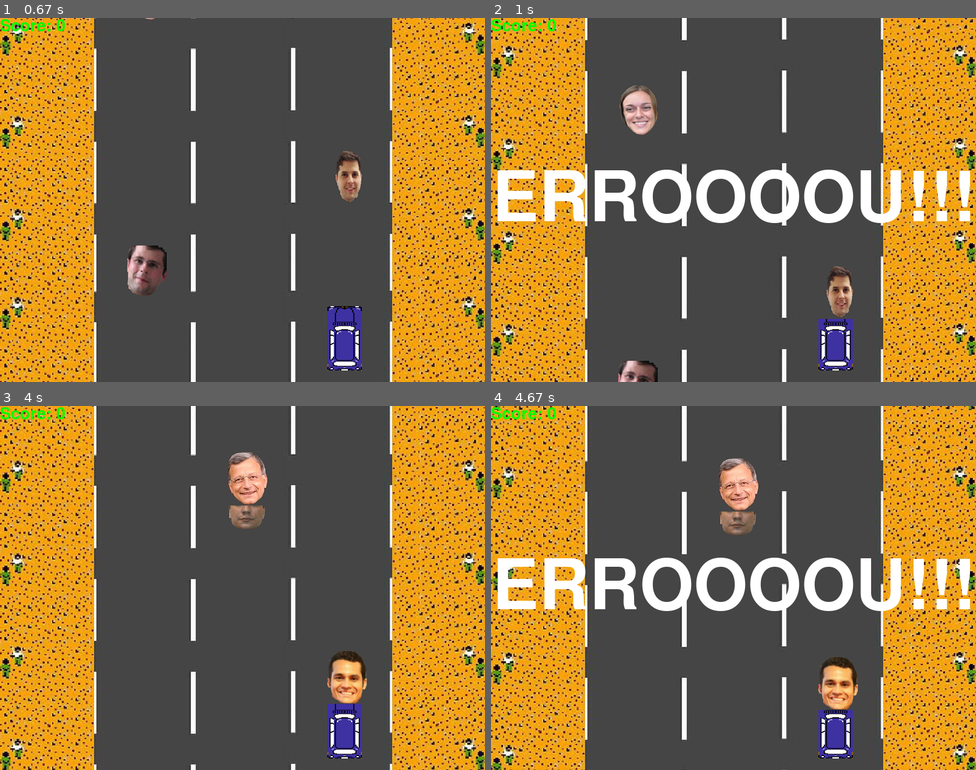
Above: before the commit, frames 1-4 (two rows, left to right).
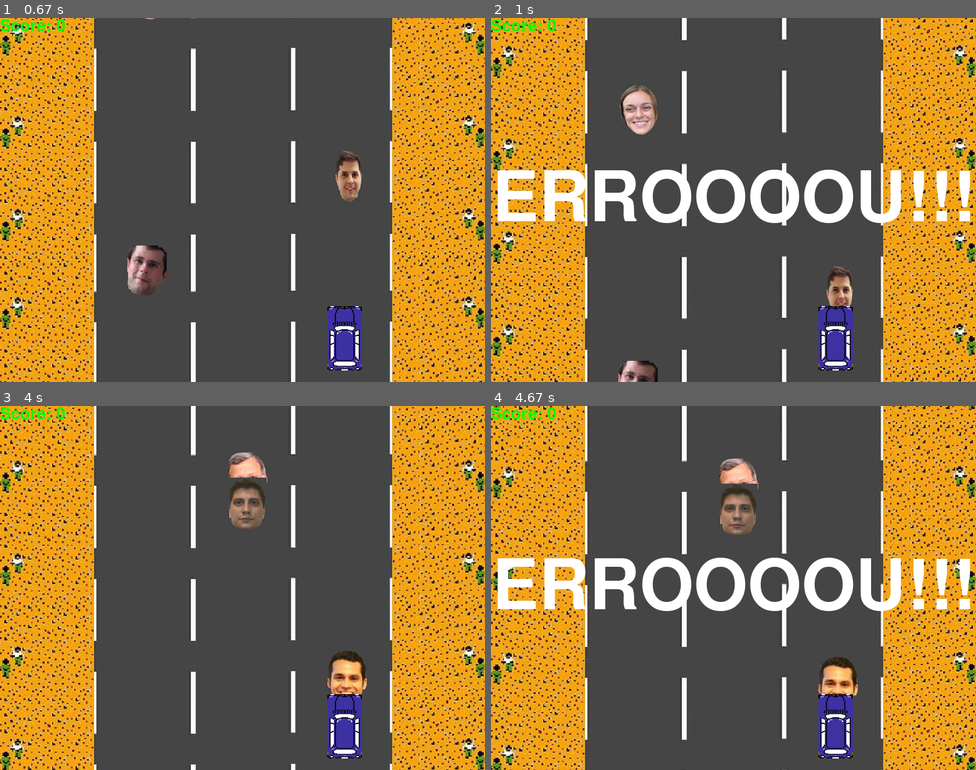
Above: after the commit, the same moments.

Repository: davidengelstein/ProjetoFinal_Davids_Vitors
Game: pygame game, started from Game.py
The game is run twice, just before and just after one commit, with the same random seed, the same clock (stepped at 60 frames per second) and the same inputs.
Inputs:
- Up to frame 1 (0.67 s): hold Right from 0.33 s (still down)
- Up to frame 2 (1 s): release Right at 0.8 s; hold Right from 0.83 s (still down)
- Up to frame 3 (4 s): release Right at 1.3 s; hold Right 2.33-2.97 s; hold Left 3-3.47 s; hold Right 3.5-3.97 s
- Up to frame 4 (4.67 s): hold Right 4-4.47 s

Frame 1 is identical in both runs. In frame 2, 0.2% of the frame differs, in the area x 67-75%, y 79-83%; in frame 3, 0.7%; in frame 4, 0.8%, in the area x 47-75%, y 21-84%.

Commit message:
REsolvendo conflitos com Dayan
Forcar resolucao de conflito

Diff:
--- a/Game.py
+++ b/Game.py
@@ -2,7 +2,7 @@
 """
 Created on Mon May 11 20:01:53 2015
 @author: vitor_000,vitor_kitahara
-"""
+ """
 
 import pygame
 import random
@@ -217,15 +217,15 @@
             posição_heloisaX = random.choice([210,375,540])
             Score += 1
 
-        imagem_carro(car_positionX,car_positionY)
-
+        haddad1(posição_haddadX,posição_haddadY)
+        vinicius1(posição_viniciusX,posição_viniciusY)
         lourenco1(posição_lourencoX,posição_lourencoY)
         miranda1(posição_mirandaX,posição_mirandaY)
         orfali1(posição_orfaliX,posição_orfaliY)
         fred1(posição_fredX,posição_fredY)
-        haddad1(posição_haddadX,posição_haddadY)
-        vinicius1(posição_viniciusX,posição_viniciusY)
         heloisa1(posição_heloisaX,posição_heloisaY)
+
+        imagem_carro(car_positionX,car_positionY)
 
         posição_lourencoY += velocidade_lourenco
         posição_mirandaY += velocidade_miranda
--- a/projeto.py
+++ b/projeto.py
@@ -30,7 +30,7 @@
 carrinho = pygame.image.load("carro.png")
 arqPista = pygame.image.load("pista.png")
 arqvidas = pygame.image.load("vida.png")
-dardos = pygame.image.load("dardo.png")
+
 dardo2 = pygame.image.load("tiro2.png")
 cubo = pygame.image.load("caixinha.png")
 
@@ -230,6 +230,7 @@
                     tiros_speed = 10
 
 
+
                     for i in range(1,600):
                         tiros_speed+=0.000002
 
@@ -241,6 +242,27 @@
                             contador-=1
 
 
+            if event.type == pygame.KEYUP:
+                if event.key == pygame.K_SPACE:
+                    tiros(tirosx,tirosy)
+                    tiros_speed = 10
+
+                    for i in range(1,600):
+                        tiros_speed+=0.000002
+
+                    tirosy -= tiros_speed
+                    if tirosy<-100:
+                        if contador>0:
+                            tirosy=y
+                            contador-=1
+
+
+
+
+
+
+
+
 
 
 
